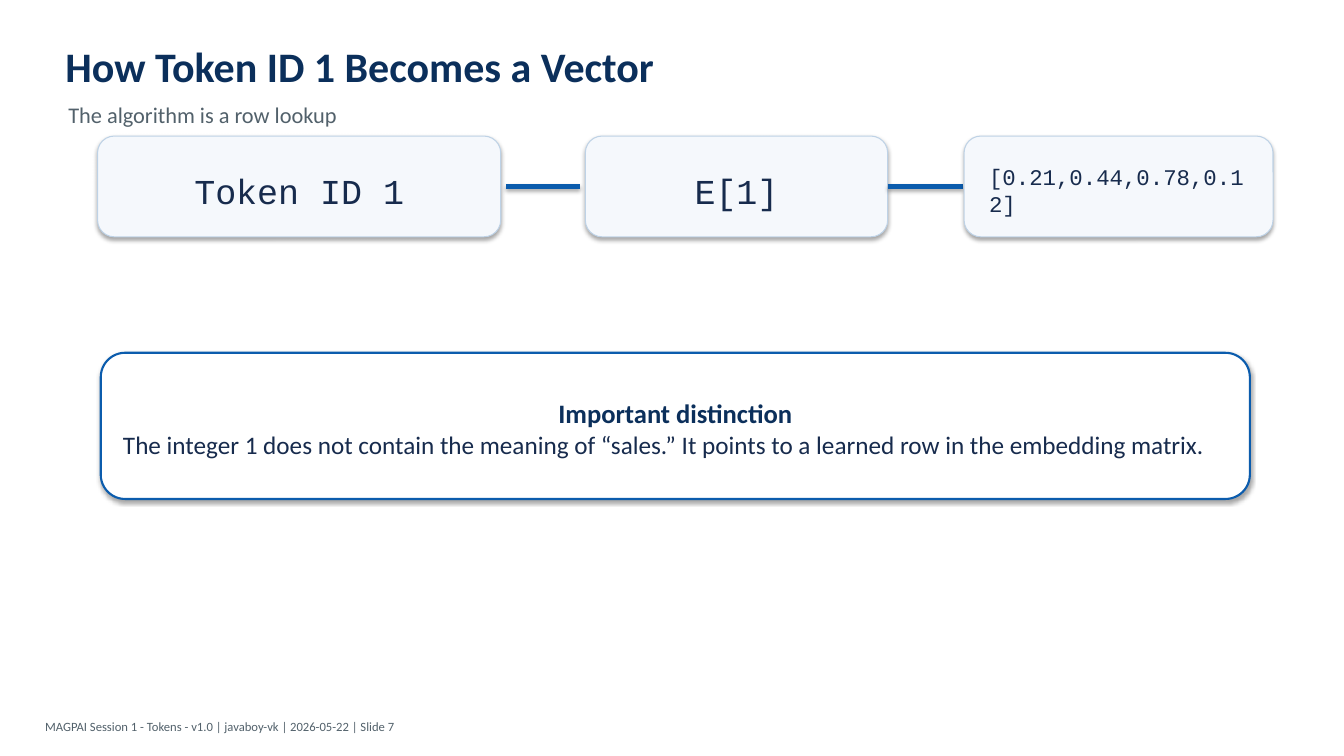
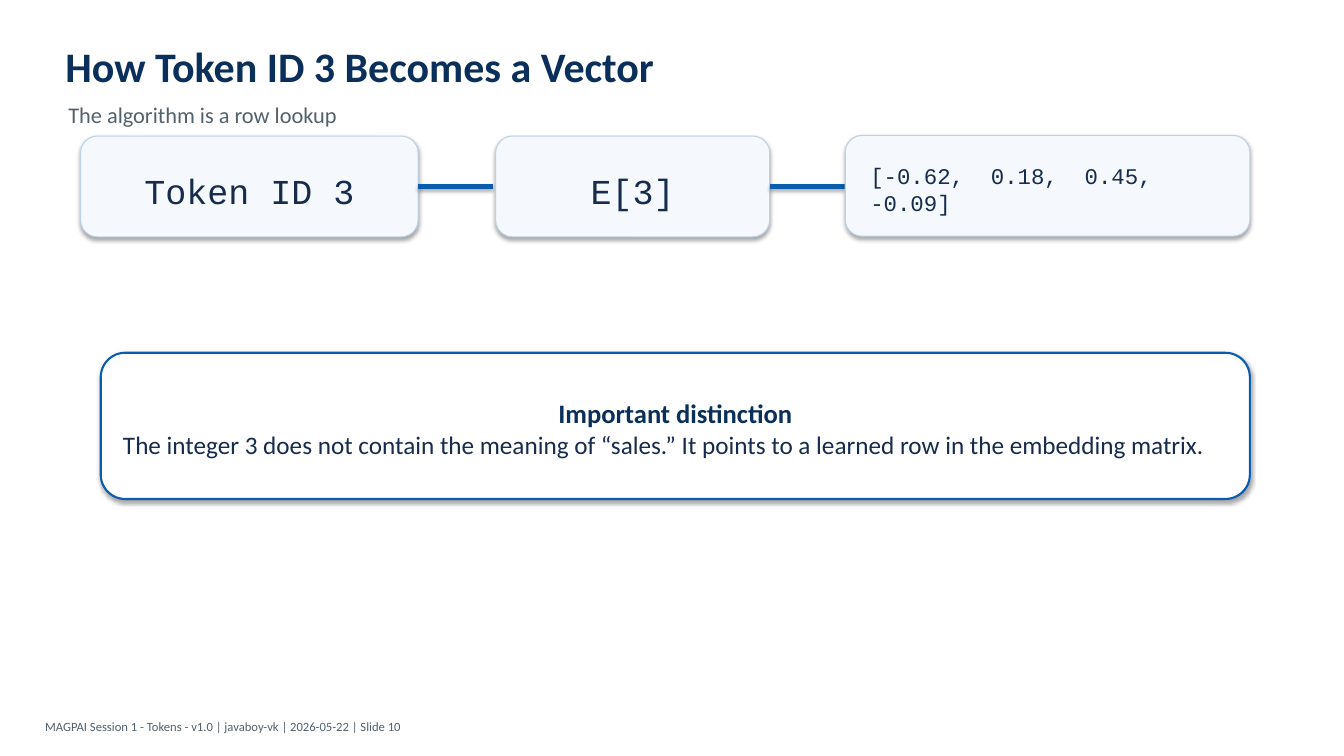
Before and after one commit to javaboy-vk/MAGPAI, a slide deck: slide 11 of pptx/Session_01_Tokens_v1.0.pptx (slide 8 before the commit). Drawn at 1344x756 pixels with LibreOffice and Linux fonts; fonts in the diff are those of the drawing. Boxes give left, top, right and bottom in pixels: in the first picture for what was removed or moved away, otherwise in the second. Text is boxed around its words. In the diff, an @@ line names an element or a change of style, - is before the commit and + after.

Commit message:
We updated the pptx and corresponding teleprompter scripts to reflect the new structure of the session. We also added new content to cover the concepts of tokens, tokenizers, embeddings, vectors, and tensors in more detail. Additionally, we included a new live demo path to illustrate the process from question to insight. The changes aim to enhance the clarity and depth of the session while maintaining a cohesive flow.

```diff
--- a/pptx/Session_01_Tokens_v1.0.pptx
+++ b/pptx/Session_01_Tokens_v1.0.pptx
@@ text at box(65, 52, 654, 83): text changed @@
-How Token ID 1 Becomes a Vector
+How Token ID 3 Becomes a Vector
@@ rounded rectangle "Token ID 3": place and size @@
-rounded rectangle "Token ID 3" at box(98, 136, 501, 237)
+rounded rectangle "Token ID 3" at box(81, 136, 418, 237)
@@ rounded rectangle "E[3]": place and size @@
-rounded rectangle "E[3]" at box(586, 136, 888, 237)
+rounded rectangle "E[3]" at box(496, 136, 770, 237)
@@ rounded rectangle "[-0.62, 0.18, 0.45, -0.09]": place and size @@
-rounded rectangle "[-0.62, 0.18, 0.45, -0.09]" at box(964, 136, 1273, 237)
+rounded rectangle "[-0.62, 0.18, 0.45, -0.09]" at box(846, 135, 1250, 236)
@@ text in rounded rectangle at box(144, 179, 354, 205): text changed @@
-Token ID 1
+Token ID 3
@@ text in rounded rectangle at box(591, 179, 675, 212): text changed @@
-E[1]
+E[3]
@@ text in rounded rectangle at box(870, 168, 1152, 189): text changed @@
-[0.21,0.44,0.78,0.12]
+[-0.62, 0.18, 0.45, -0.09]
@@ line moved from (506, 187) - (581, 187) to (418, 187) - (493, 187) @@
@@ line moved from (888, 187) - (964, 187) to (770, 187) - (846, 187) @@
@@ text in rounded rectangle at box(123, 436, 1203, 459): text changed @@
-The integer 1 does not contain the meaning of “sales.” It points to a learned row in the embedding matrix.
+The integer 3 does not contain the meaning of “sales.” It points to a learned row in the embedding matrix.
@@ text at box(45, 722, 401, 733): text changed @@
-MAGPAI Session 1 - Tokens - v1.0 | javaboy-vk | 2026-05-22 | Slide 7
+MAGPAI Session 1 - Tokens - v1.0 | javaboy-vk | 2026-05-22 | Slide 10
```
Also in this commit, not shown: 8 other slides changed, 6 slides added, 24 other files.
